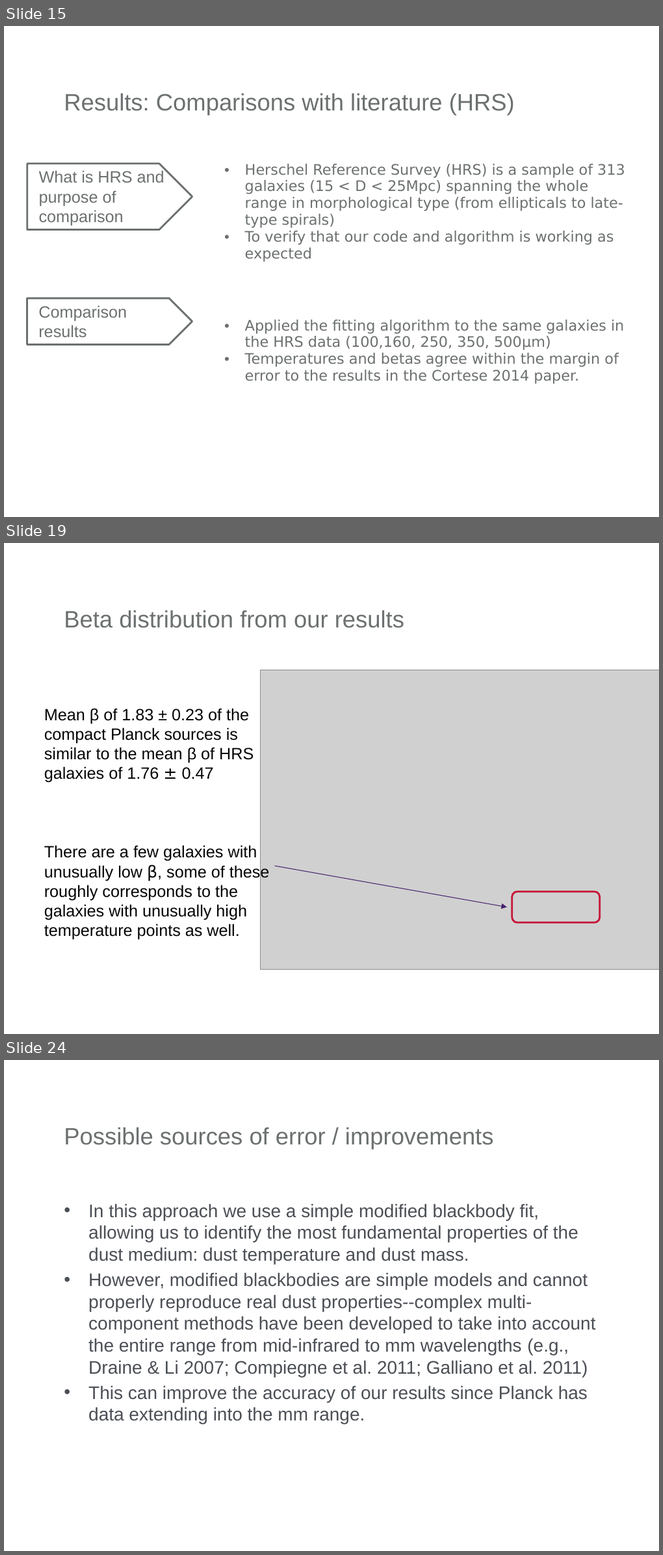
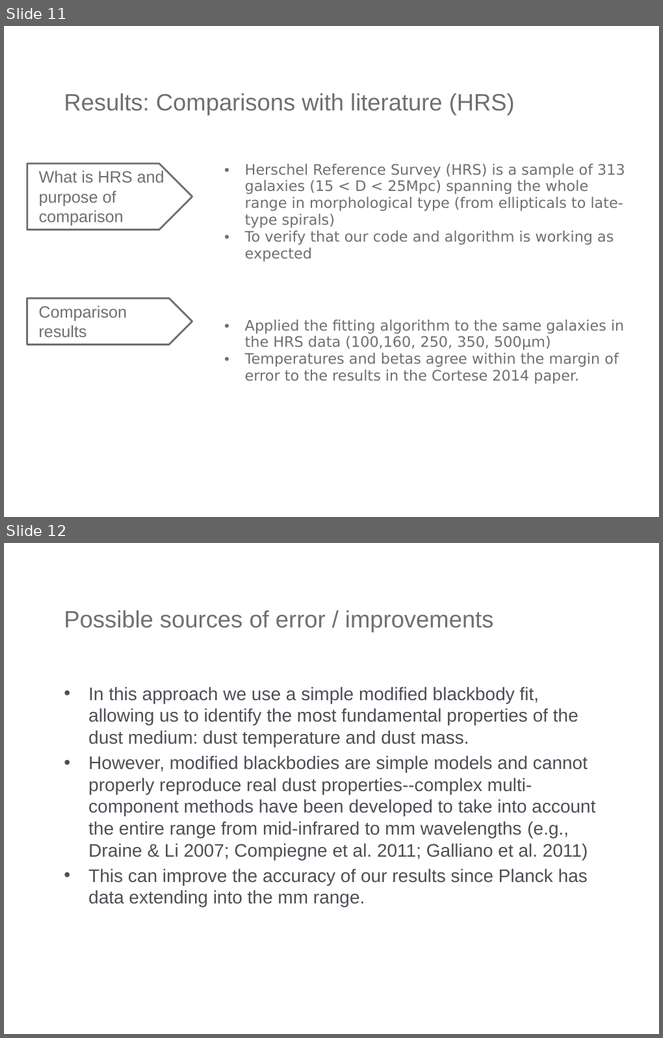
Before and after one commit to lingxz/lightbending, a slide deck: presentation.pptx. Shown one above the other, each under a label of ours: slides 15, 19 and 24 before the commit, slides 11 and 12 after it; the slides between them are not shown. The pictures are 663x1555 and 663x1038 pixels, drawn with LibreOffice and Linux fonts; fonts in the diff are those of the drawing; grey boxes stand for pictures; background and template pictures are left out. Boxes give left, top, right and bottom in pixels: in the first picture for what was removed or moved away, otherwise in the second. Text is boxed around its words. In the diff, an @@ line names an element or a change of style, - is before the commit and + after.

```diff
--- a/presentation.pptx
+++ b/presentation.pptx
@@ slide 19 removed at box(4, 543, 659, 1034), background #FFFFFF @@
@@ title removed at box(64, 610, 404, 628) @@
-Beta distribution from our results
@@ picture removed at box(261, 670, 659, 970) @@
@@ text removed at box(44, 708, 270, 940) @@
-Mean β of 1.83 ± 0.23 of the compact Planck sources is similar to the mean β of HRS galaxies of 1.76 ± 0.47
-There are a few galaxies with unusually low β, some of these roughly corresponds to the galaxies with unusually high temperature points as well.
@@ arrow removed from (274, 866) to (507, 907) @@
@@ rounded rectangle removed at box(512, 891, 600, 923) @@
@@ what was slide 15 is now slide 11 @@
@@ what was slide 24 is now slide 12 @@
```
Also in this commit, not shown: 3 slides changed, 5 slides added, 16 other slides removed, 49 other files.
